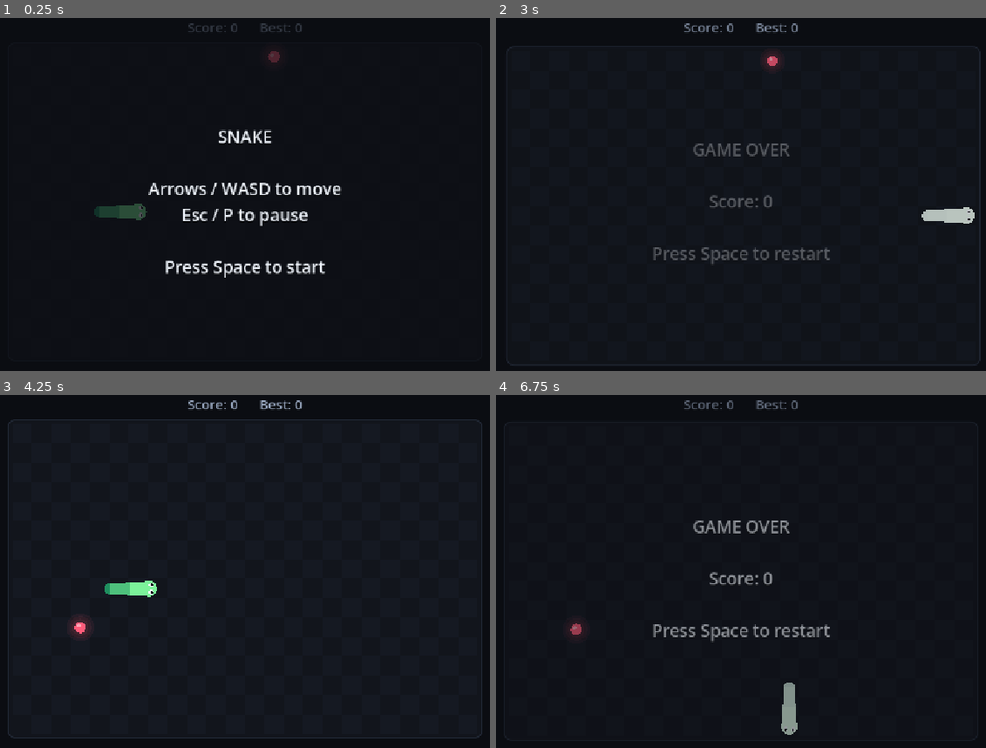
Above: before the commit, frames 1-4 (two rows, left to right).
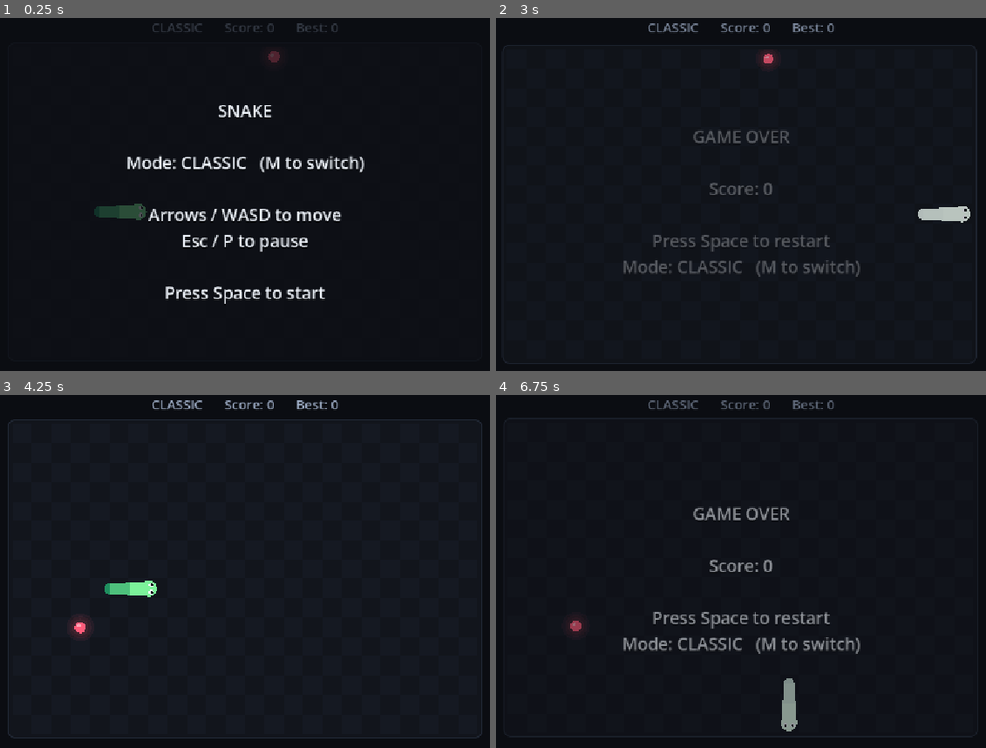
Above: after the commit, the same moments.

Repository: scouseL20/vibeCodedSnake
Game: Godot game, scene res://Scenes/Main/main.tscn
Same seed, same stepped clock (60 frames per second), same inputs: the game is played once before the commit and once after it.
Inputs (mouse positions are in pixels of both pictures, inside the frame that each line leads up to):
- Up to frame 1 (0.25 s): no input
- Up to frame 2 (3 s): tap Space at 0.5 s; move the mouse to (892, 183) at 0.52 s; hold Right (ui_right) 0.53-1.25 s; tap M at 0.6, 2.3 s; click (892, 183) at 0.67 s; tap Enter (ui_accept) at 0.77, 1.07 s; tap P at 0.8 s; drag from (603, 222) to (706, 279) at 1.27 s; move the mouse to (809, 116) at 2.02 s; hold Right (ui_right) 2.03-2.75 s; hold Enter (ui_accept) 2.03-2.75 s; click (809, 116) at 2.17 s; drag from (706, 279) to (530, 141) at 2.77 s
- Up to frame 3 (4.25 s): tap Space at 3.5 s; move the mouse to (455, 638) at 3.52 s; hold Left (ui_left) from 3.53 s (still down); hold Enter (ui_accept) from 3.53 s (still down); tap P at 3.6 s; click (455, 638) at 3.67 s; tap Escape (ui_cancel) at 4.15 s
- Up to frame 4 (6.75 s): release Left (ui_left) at 4.25 s; release Enter (ui_accept) at 4.25 s; drag from (530, 518) to (638, 479) at 4.27 s; move the mouse to (775, 578) at 5.02 s; hold Down (ui_down) 5.03-5.75 s; tap P at 5.1 s; click (775, 578) at 5.17 s; tap Space at 5.75 s; drag from (638, 479) to (603, 599) at 5.77 s; move the mouse to (892, 560) at 6.52 s; hold Up (ui_up) from 6.53 s (still down); tap M at 6.6 s; click (892, 560) at 6.67 s

The runs differ from the first frame. In frame 1, 4.9% of the frame differs, in the area x 25-75%, y 1-81%; in frame 2, 3.9%; in frame 3, 0.5%; in frame 4, 3.8%.

Commit message:
Add Zen mode with screen wrapping
- M toggles Classic (walls kill) / Zen (walls wrap), persisted in save.cfg
- Separate best score per mode; Classic keeps the original save key
- Board control clips the playfield so wrapped segments cut cleanly at the edge
- Snake drawn as a continuous chain with wrap offsets, no board-spanning lines
- Teal board border and mode label signal Zen mode
- M/P shortcuts match key labels; WASD stays physical

Co-Authored-By: Claude Opus 5.5 <noreply@anthropic.com>

Diff:
--- a/Scenes/Main/main.tscn
+++ b/Scenes/Main/main.tscn
@@ -29,3 +29,11 @@
 theme_override_styles/normal = SubResource("StyleBoxFlat_1r6ip")
 horizontal_alignment = 1
 vertical_alignment = 1
+
+[node name="Board" type="Control" parent="." unique_id=791099744]
+clip_contents = true
+layout_mode = 3
+anchors_preset = 0
+mouse_filter = 2
+
+[node name="Playfield" type="Node2D" parent="Board" unique_id=458235733]
--- a/Scripts/Main/main.gd
+++ b/Scripts/Main/main.gd
@@ -4,6 +4,8 @@
 ## The snake is pure data (an array of grid cells); all rendering happens in _draw().
 ## Visuals interpolate between the previous and current tick so movement glides,
 ## while the simulation itself stays strictly grid-based.
+## Two modes: Classic (walls kill) and Zen (walls wrap around). Food and snake are drawn
+## on Playfield inside the clipping Board control, so wrapped segments are cut at the edge.
 
 enum State { READY, PLAYING, PAUSED, GAME_OVER }
 
@@ -22,6 +24,7 @@
 const BOARD_COLOR := Color("12151c")
 const BOARD_ALT_COLOR := Color("151922")
 const BOARD_BORDER_COLOR := Color("232a38")
+const ZEN_BORDER_COLOR := Color("2a8f86") # Teal border signals the walls are open.
 const HEAD_COLOR := Color("7cf29a")
 const TAIL_COLOR := Color("1f8f5f")
 const FOOD_COLOR := Color("ff5c7a")
@@ -35,10 +38,13 @@
 const SHAKE_PIXELS := 8.0
 
 @onready var move_timer: Timer = $MoveTimer
+@onready var board: Control = $Board
+@onready var playfield: Node2D = $Board/Playfield
 @onready var score_label: Label = $CanvasLayer/ScoreLabel
 @onready var message_label: Label = $CanvasLayer/MessageLabel
 
 var state: State = State.READY
+var wrap_walls := false # Zen mode.
 var snake: Array[Vector2i] = [] # Head first.
 var prev_snake: Array[Vector2i] = [] # Snake as of the previous tick, for interpolation.
 var direction := Vector2i.RIGHT
@@ -62,21 +68,24 @@
 
 func _ready() -> void:
 	_board_style.bg_color = BOARD_COLOR
-	_board_style.border_color = BOARD_BORDER_COLOR
 	_board_style.set_border_width_all(2)
 	_board_style.set_corner_radius_all(12)
 	_build_sfx()
 
 	move_timer.timeout.connect(_on_move_timer_timeout)
+	playfield.draw.connect(_draw_playfield)
 	get_viewport().size_changed.connect(_update_board_origin)
 	_update_board_origin()
-	_load_high_score()
+	_load_save()
 	_reset()
 
 
 func _process(delta: float) -> void:
 	time += delta
+	# Shake the whole node; the HUD lives on a CanvasLayer so it stays put.
+	position = Vector2(randf_range(-1.0, 1.0), randf_range(-1.0, 1.0)) * SHAKE_PIXELS * shake
 	queue_redraw()
+	playfield.queue_redraw()
 
 
 func _notification(what: int) -> void:
@@ -99,6 +108,10 @@
 			State.GAME_OVER:
 				_reset()
 				_start()
+		return
+
+	if _is_key(event, KEY_M) and state in [State.READY, State.GAME_OVER]:
+		_toggle_mode()
 		return
 
 	var dir := _direction_from_event(event)
@@ -131,10 +144,14 @@
 
 
 func _is_pause_event(event: InputEvent) -> bool:
-	if event.is_action_pressed("ui_cancel"):
-		return true
+	return event.is_action_pressed("ui_cancel") or _is_key(event, KEY_P)
+
+
+## Mnemonic shortcuts (M for mode, P for pause) follow the printed key label,
+## unlike WASD which is matched by physical position.
+func _is_key(event: InputEvent, keycode: Key) -> bool:
 	return event is InputEventKey and event.pressed and not event.echo \
-			and event.physical_keycode == KEY_P
+			and event.keycode == keycode
 
 
 ## Queue turns so two quick presses within one tick both register,
@@ -155,6 +172,8 @@
 		direction = input_queue.pop_front()
 
 	var new_head := snake[0] + direction
+	if wrap_walls:
+		new_head = _wrap(new_head)
 	var grows := new_head == food
 
 	# The tail vacates its cell this tick unless we're growing, so the head may follow it.
@@ -188,7 +207,21 @@
 	_update_score()
 	_spawn_food()
 	state = State.READY
-	_show_message("SNAKE\n\nArrows / WASD to move\nEsc / P to pause\n\nPress Space to start")
+	_board_style.border_color = ZEN_BORDER_COLOR if wrap_walls else BOARD_BORDER_COLOR
+	_show_message("SNAKE\n\n%s\n\nArrows / WASD to move\nEsc / P to pause\n\nPress Space to start" \
+			% _mode_line())
+
+
+func _toggle_mode() -> void:
+	wrap_walls = not wrap_walls
+	_save_value("settings", "wrap_walls", wrap_walls)
+	high_score = _load_value("scores", _high_score_key(), 0)
+	_play_sfx(&"pause", 1.25)
+	_reset()
+
+
+func _mode_line() -> String:
+	return "Mode: %s   (M to switch)" % ("ZEN - walls wrap" if wrap_walls else "CLASSIC")
 
 
 func _start() -> void:
@@ -218,13 +251,13 @@
 	var new_best := score > high_score
 	if new_best:
 		high_score = score
-		_save_high_score()
+		_save_value("scores", _high_score_key(), high_score)
 		_update_score()
 
 	var lines: PackedStringArray = ["YOU WIN!" if won else "GAME OVER", "", "Score: %d" % score]
 	if new_best:
 		lines.append("New best!")
-	lines.append_array(PackedStringArray(["", "Press Space to restart"]))
+	lines.append_array(PackedStringArray(["", "Press Space to restart", _mode_line()]))
 	_show_message("\n".join(lines))
 
 
@@ -284,19 +317,30 @@
 	tween.tween_property(self, "death_flash", 0.0, 0.45).from(1.0)
 
 
-func _load_high_score() -> void:
+func _load_save() -> void:
+	wrap_walls = _load_value("settings", "wrap_walls", false)
+	high_score = _load_value("scores", _high_score_key(), 0)
+
+
+## Classic keeps the original key so existing saves carry over.
+func _high_score_key() -> String:
+	return "high_score_zen" if wrap_walls else "high_score"
+
+
+func _load_value(section: String, key: String, default: Variant) -> Variant:
 	var config := ConfigFile.new()
-	if config.load(SAVE_PATH) == OK:
-		high_score = config.get_value("scores", "high_score", 0)
-
-
-func _save_high_score() -> void:
+	if config.load(SAVE_PATH) != OK:
+		return default
+	return config.get_value(section, key, default)
+
+
+func _save_value(section: String, key: String, value: Variant) -> void:
 	var config := ConfigFile.new()
 	config.load(SAVE_PATH) # Keep any other saved keys; a missing file is fine.
-	config.set_value("scores", "high_score", high_score)
+	config.set_value(section, key, value)
 	var err := config.save(SAVE_PATH)
 	if err != OK:
-		push_warning("Could not save high score: %s" % error_string(err))
+		push_warning("Could not save %s/%s: %s" % [section, key, error_string(err)])
 
 
 func _spawn_food() -> void:
@@ -313,15 +357,31 @@
 
 
 func _update_score() -> void:
-	score_label.text = "Score: %d      Best: %d" % [score, high_score]
+	score_label.text = "%s      Score: %d      Best: %d" \
+			% ["ZEN" if wrap_walls else "CLASSIC", score, high_score]
 
 
 func _in_bounds(cell: Vector2i) -> bool:
 	return cell.x >= 0 and cell.y >= 0 and cell.x < GRID_SIZE.x and cell.y < GRID_SIZE.y
 
 
+func _wrap(cell: Vector2i) -> Vector2i:
+	return Vector2i(posmod(cell.x, GRID_SIZE.x), posmod(cell.y, GRID_SIZE.y))
+
+
+## Shortest offset between two cell positions; in Zen mode this crosses the board edge.
+func _cell_delta(from: Vector2, to: Vector2) -> Vector2:
+	var d := to - from
+	if wrap_walls:
+		d.x -= roundf(d.x / GRID_SIZE.x) * GRID_SIZE.x
+		d.y -= roundf(d.y / GRID_SIZE.y) * GRID_SIZE.y
+	return d
+
+
 func _update_board_origin() -> void:
 	board_origin = (get_viewport_rect().size - Vector2(GRID_SIZE * CELL_SIZE)) / 2.0
+	board.position = board_origin
+	board.size = Vector2(GRID_SIZE * CELL_SIZE)
 
 
 ## 0..1 progress through the current tick; 1 when the snake isn't moving.
@@ -331,31 +391,48 @@
 	return clampf(1.0 - move_timer.time_left / move_timer.wait_time, 0.0, 1.0)
 
 
+## Playfield-local pixel center of a (fractional) cell position.
 func _cell_center(cell: Vector2) -> Vector2:
-	return board_origin + (cell + Vector2(0.5, 0.5)) * CELL_SIZE
-
-
-func _segment_points() -> PackedVector2Array:
+	return (cell + Vector2(0.5, 0.5)) * CELL_SIZE
+
+
+## Interpolated segment positions in cell units, as one continuous chain:
+## across a wrap seam the chain runs off the board edge rather than jumping,
+## so connecting lines never span the whole board.
+func _segment_cells() -> PackedVector2Array:
 	var t := _move_progress()
-	var points := PackedVector2Array()
+	var cells := PackedVector2Array()
 	for i in snake.size():
 		# A freshly grown tail segment has no previous position; it holds still.
-		var from: Vector2i = prev_snake[i] if i < prev_snake.size() else snake[i]
-		points.append(_cell_center(Vector2(from).lerp(Vector2(snake[i]), t)))
-	return points
+		var from_cell: Vector2i = prev_snake[i] if i < prev_snake.size() else snake[i]
+		var from := Vector2(from_cell)
+		var pos := from + _cell_delta(from, Vector2(snake[i])) * t
+		if i > 0:
+			pos = cells[i - 1] + _cell_delta(cells[i - 1], pos)
+		cells.append(pos)
+	return cells
+
+
+## Board-sized offsets at which the chain must be redrawn so every part that ran off
+## one edge shows up on the opposite one. The Board control clips the excess.
+func _wrap_offsets(cells: PackedVector2Array) -> PackedVector2Array:
+	var offsets := PackedVector2Array([Vector2.ZERO])
+	if not wrap_walls:
+		return offsets
+	var lo := cells[0]
+	var hi := cells[0]
+	for c in cells:
+		lo = lo.min(c)
+		hi = hi.max(c)
+	offsets.clear()
+	var size := Vector2(GRID_SIZE)
+	for kx in range(floori(-hi.x / size.x), ceili((size.x - lo.x) / size.x) + 1):
+		for ky in range(floori(-hi.y / size.y), ceili((size.y - lo.y) / size.y) + 1):
+			offsets.append(Vector2(kx, ky) * size)
+	return offsets
 
 
 func _draw() -> void:
-	if shake > 0.0:
-		var offset := Vector2(randf_range(-1.0, 1.0), randf_range(-1.0, 1.0))
-		draw_set_transform(offset * SHAKE_PIXELS * shake)
-	_draw_board()
-	_draw_food()
-	_draw_eat_ring()
-	_draw_snake()
-
-
-func _draw_board() -> void:
 	var board_rect := Rect2(board_origin, Vector2(GRID_SIZE * CELL_SIZE))
 	draw_style_box(_board_style, board_rect.grow(BOARD_PADDING))
 	for y in GRID_SIZE.y:
@@ -365,15 +442,23 @@
 				draw_rect(Rect2(pos, Vector2(CELL_SIZE, CELL_SIZE)), BOARD_ALT_COLOR)
 
 
+func _draw_playfield() -> void:
+	_draw_food()
+	_draw_eat_ring()
+	var cells := _segment_cells()
+	for offset in _wrap_offsets(cells):
+		_draw_snake(cells, offset)
+
+
 func _draw_food() -> void:
 	var center := _cell_center(Vector2(food))
 	var radius := CELL_SIZE * 0.28 * (1.0 + 0.08 * sin(time * 6.0))
 	for k in 3:
 		var glow := FOOD_COLOR
 		glow.a = 0.07
-		draw_circle(center, radius * (1.5 + 0.5 * k), glow)
-	draw_circle(center, radius, FOOD_COLOR)
-	draw_circle(center + Vector2(-0.3, -0.3) * radius, radius * 0.3, Color(1, 1, 1, 0.45))
+		playfield.draw_circle(center, radius * (1.5 + 0.5 * k), glow)
+	playfield.draw_circle(center, radius, FOOD_COLOR)
+	playfield.draw_circle(center + Vector2(-0.3, -0.3) * radius, radius * 0.3, Color(1, 1, 1, 0.45))
 
 
 func _draw_eat_ring() -> void:
@@ -382,11 +467,13 @@
 	var color := FOOD_COLOR
 	color.a = 1.0 - eat_ring
 	var radius := CELL_SIZE * (0.3 + 0.9 * eat_ring)
-	draw_arc(_cell_center(Vector2(eat_ring_cell)), radius, 0.0, TAU, 32, color, 3.0, true)
-
-
-func _draw_snake() -> void:
-	var points := _segment_points()
+	playfield.draw_arc(_cell_center(Vector2(eat_ring_cell)), radius, 0.0, TAU, 32, color, 3.0, true)
+
+
+func _draw_snake(cells: PackedVector2Array, offset: Vector2) -> void:
+	var points := PackedVector2Array()
+	for c in cells:
+		points.append(_cell_center(c + offset))
 	var last := points.size() - 1
 
 	# Tail to head so the head is drawn on top.
@@ -397,10 +484,10 @@
 		if i < last:
 			# Bridge to the next (thinner) segment so the body reads as one tube.
 			var next_radius := BODY_RADIUS * lerpf(1.0, TAIL_TAPER, float(i + 1) / last)
-			draw_line(points[i], points[i + 1], color, next_radius * 2.0)
+			playfield.draw_line(points[i], points[i + 1], color, next_radius * 2.0)
 		if i == 0:
 			radius *= 1.0 + 0.25 * eat_pulse
-		draw_circle(points[i], radius, color)
+		playfield.draw_circle(points[i], radius, color)
 
 	_draw_eyes(points[0], BODY_RADIUS * (1.0 + 0.25 * eat_pulse))
 
@@ -410,5 +497,5 @@
 	var side := Vector2(-forward.y, forward.x)
 	for s: float in [-1.0, 1.0]:
 		var eye := head + forward * radius * 0.3 + side * radius * 0.45 * s
-		draw_circle(eye, radius * 0.28, EYE_COLOR)
-		draw_circle(eye + forward * radius * 0.1, radius * 0.14, PUPIL_COLOR)
+		playfield.draw_circle(eye, radius * 0.28, EYE_COLOR)
+		playfield.draw_circle(eye + forward * radius * 0.1, radius * 0.14, PUPIL_COLOR)
